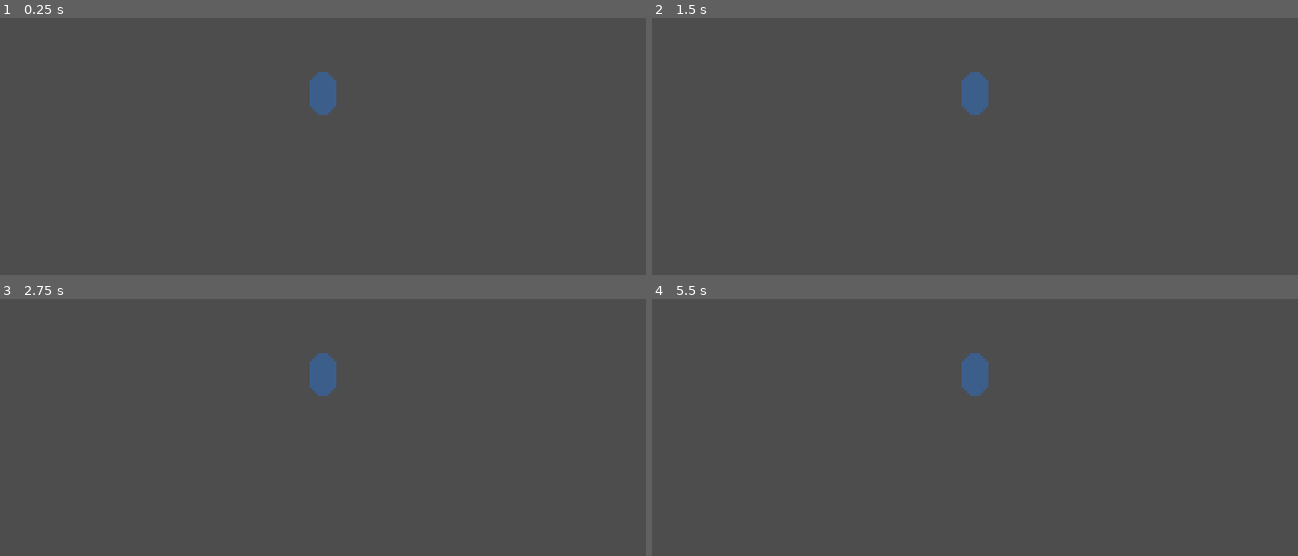
Above: before the commit, frames 1-4 (two rows, left to right).
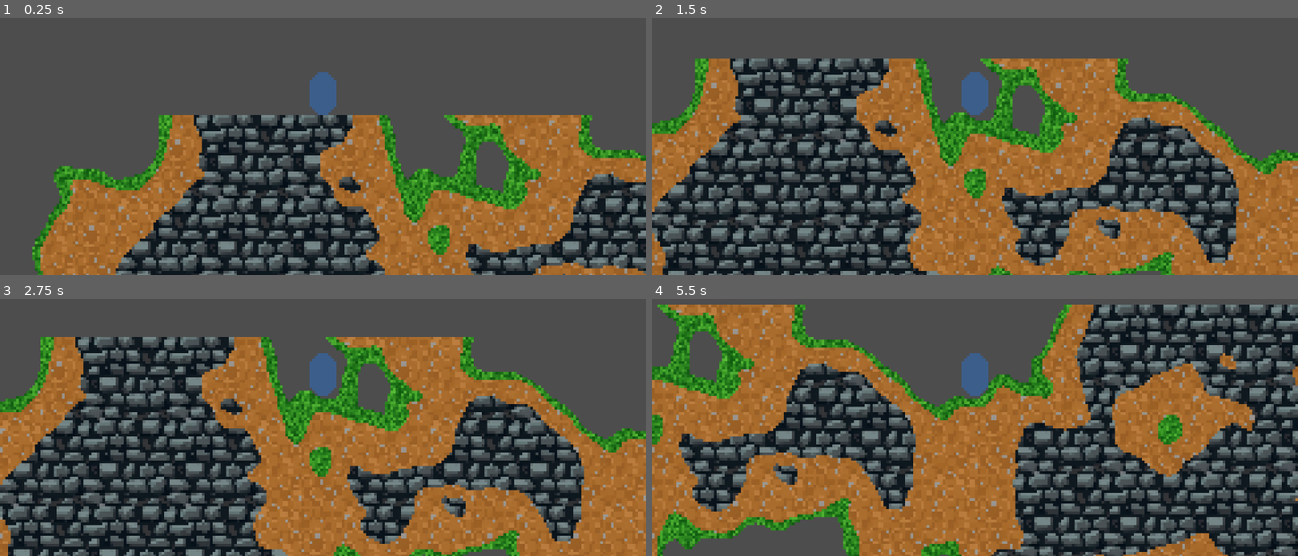
Above: after the commit, the same moments.

Repository: BerkZerker/Strata-Game-Project
Game: Godot game, scene res://src/world/world.tscn
The game is run twice, just before and just after one commit, with the same random seed, the same clock (stepped at 60 frames per second) and the same inputs.
Inputs (mouse positions are in pixels of both pictures, inside the frame that each line leads up to):
- Up to frame 1 (0.25 s): no input
- Up to frame 2 (1.5 s): tap Enter at 0.5 s; move the mouse to (1117, 74) at 0.52 s; hold D from 0.53 s (still down); click (1117, 74) at 0.67 s; tap Space at 0.77, 1.25 s; move the mouse to (845, 110) at 1.27 s
- Up to frame 3 (2.75 s): tap Space at 1.52 s; tap Enter at 2 s; move the mouse to (outside the picture) at 2.02 s; release D at 2.03 s; hold A from 2.03 s (still down)
- Up to frame 4 (5.5 s): tap Space at 2.75, 3.02, 3.77, 4.52 s; move the mouse to (942, 448) at 2.77 s; release A at 2.78 s; hold D 2.78-4.28 s; click (942, 448) at 2.92 s; move the mouse to (1168, 430) at 3.52 s; move the mouse to (781, 319) at 4.27 s; hold A 4.28-5.03 s; move the mouse to (1007, 373) at 5.02 s; hold D from 5.03 s (still down); click (1007, 373) at 5.17 s

The runs differ from the first frame. In frame 1, 44% of the frame differs, in the area x 5-100%, y 37-100%; in frame 2, 63%; in frame 3, 64%; in frame 4, 72%, in the area x 0-100%, y 2-100%.

Commit message:
missed a bit

Diff:
--- a/src/world/chunk.tscn
+++ b/src/world/chunk.tscn
@@ -27,7 +27,6 @@
 collision_mask = 0
 
 [node name="TerrainMesh" type="MeshInstance2D" parent="."]
-visible = false
 material = SubResource("ShaderMaterial_itscw")
 
 [connection signal="body_entered" from="Area2D" to="." method="_on_area_2d_body_entered"]
--- a/src/world/world.tscn
+++ b/src/world/world.tscn
@@ -1,20 +1,10 @@
-[gd_scene load_steps=4 format=3 uid="uid://dmenimsif17h2"]
+[gd_scene load_steps=3 format=3 uid="uid://dmenimsif17h2"]
 
 [ext_resource type="Script" uid="uid://bymyrjse82oq5" path="res://src/world/world.gd" id="1_tp5op"]
 [ext_resource type="PackedScene" uid="uid://dhjepimdy0621" path="res://src/entities/player.tscn" id="2_xlegt"]
-
-[sub_resource type="CapsuleShape2D" id="CapsuleShape2D_6fy3g"]
-radius = 343.0
-height = 686.0
 
 [node name="World" type="Node2D"]
 script = ExtResource("1_tp5op")
 
 [node name="Player" parent="." instance=ExtResource("2_xlegt")]
 position = Vector2(228, -32)
-
-[node name="CharacterBody2D" type="CharacterBody2D" parent="."]
-
-[node name="CollisionShape2D" type="CollisionShape2D" parent="CharacterBody2D"]
-position = Vector2(862, 188)
-shape = SubResource("CapsuleShape2D_6fy3g")
